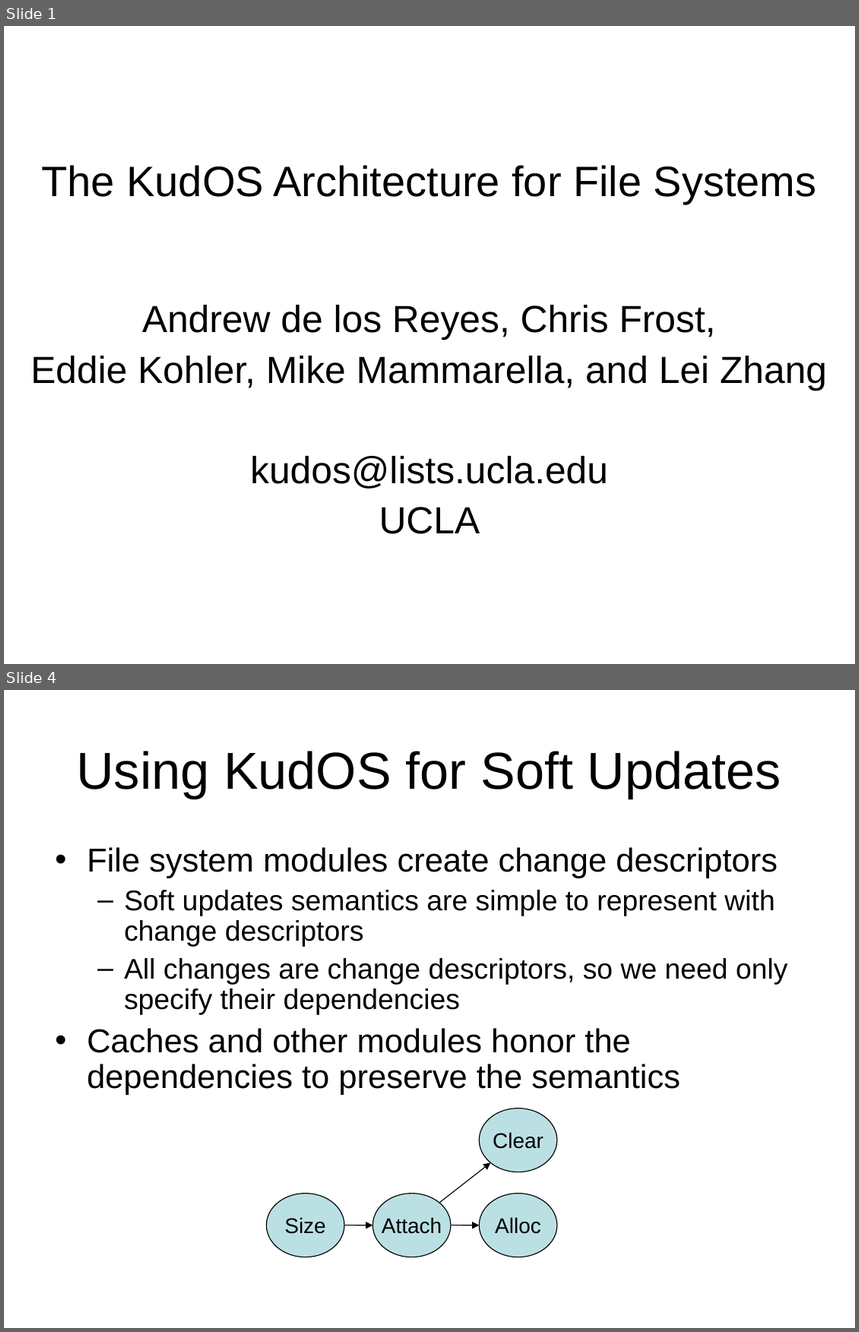
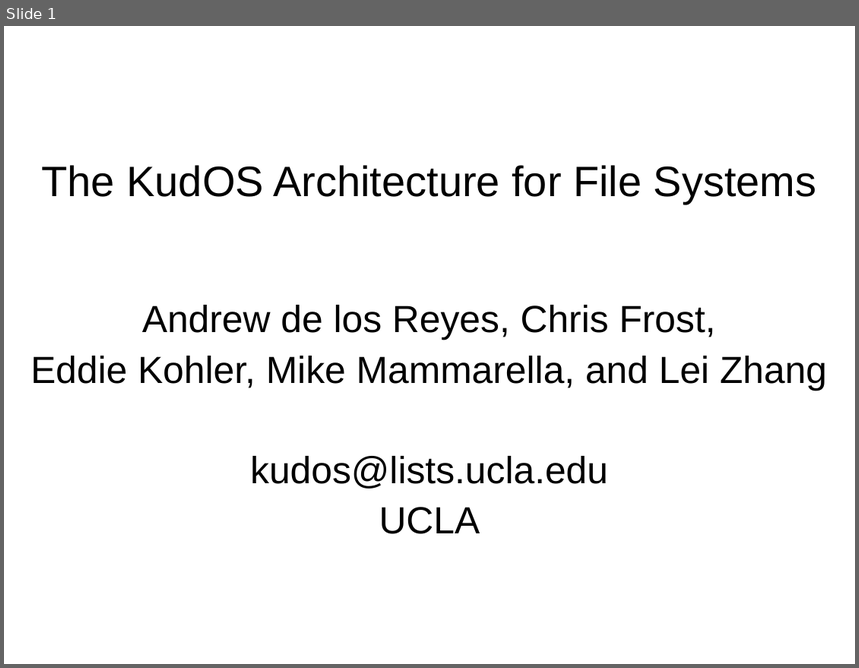
Before and after one commit to ucla-readable/fstitch-doc, a slide deck: sosp_wip/sosp_wip_kudos.ppt. Shown one above the other, each under a label of ours: slides 1 and 4 before the commit, slide 1 after it; the slides between them are not shown. The pictures are 859x1332 and 859x668 pixels, drawn with LibreOffice and Linux fonts; fonts in the diff are those of the drawing; background and template pictures are left out. Boxes give left, top, right and bottom in pixels: in the first picture for what was removed or moved away, otherwise in the second. Text is boxed around its words. In the diff, an @@ line names an element or a change of style, - is before the commit and + after.

```diff
--- a/sosp_wip/sosp_wip_kudos.ppt
+++ b/sosp_wip/sosp_wip_kudos.ppt
@@ slide 4 removed at (4,690,855,1328), background #FFFFFF @@
@@ title removed at (76,751,781,799) @@
-Using KudOS for Soft Updates
@@ text removed at (87,847,788,1095) @@
-• File system modules create change descriptors
-  – Soft updates semantics are simple to represent with change descriptors
-  – All changes are change descriptors, so we need only specify their dependencies
-• Caches and other modules honor the dependencies to preserve the semantics
@@ ellipse removed at (479,1109,557,1173) @@
-Clear
@@ arrow removed from (439, 1203) to (491, 1163) @@
@@ ellipse removed at (266,1194,344,1258) @@
-Size
@@ ellipse removed at (373,1194,451,1258) @@
-Attach
@@ ellipse removed at (479,1194,557,1258) @@
-Alloc
@@ arrow removed from (344, 1225) to (373, 1225) @@
@@ arrow removed from (451, 1225) to (479, 1225) @@
```
Also in this commit, not shown: 3 slides changed, 6 slides added, 3 other slides removed.
